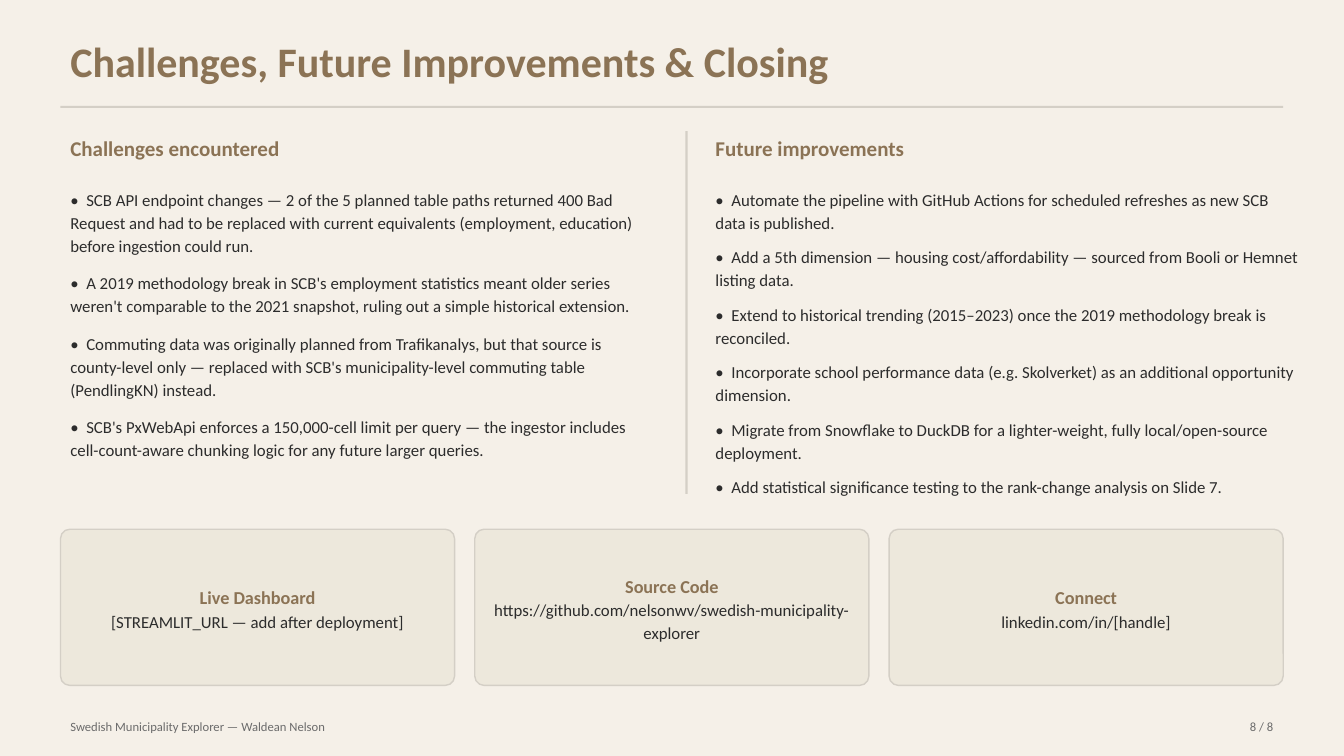
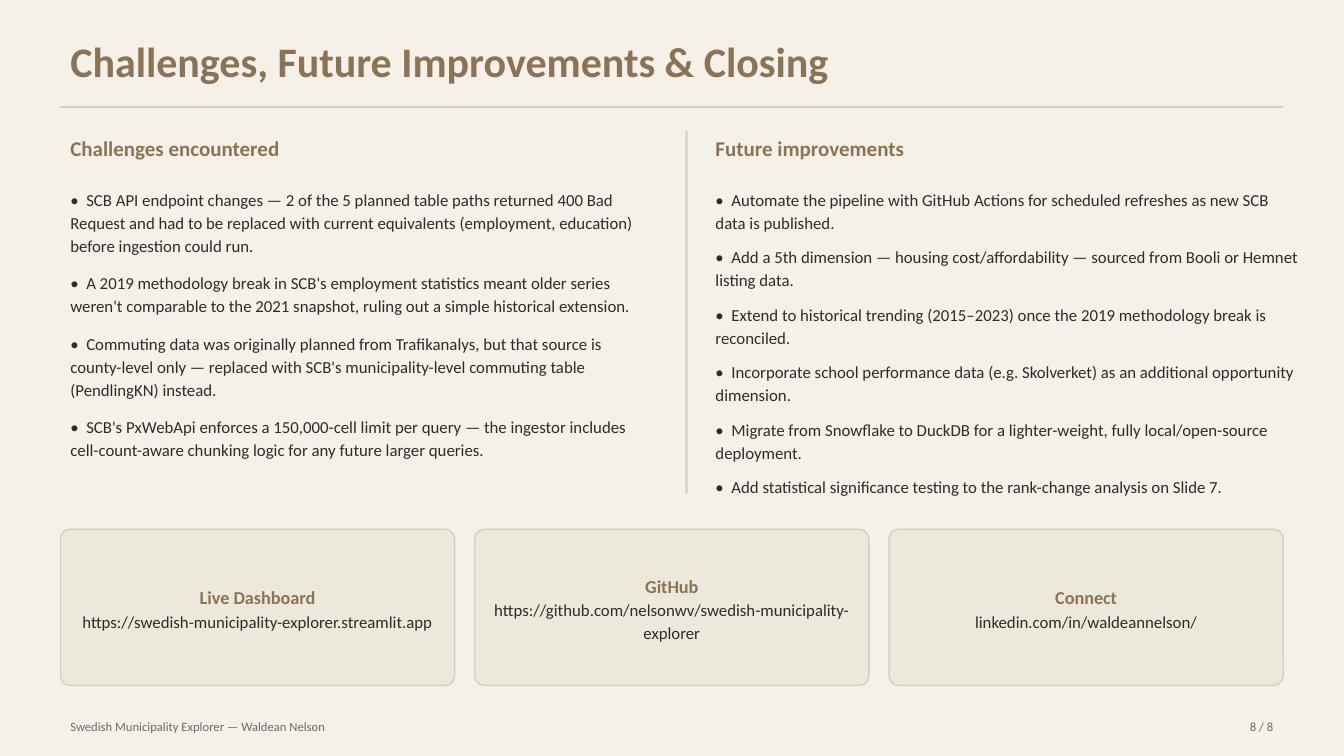
Before and after one commit to nelsonwv/swedish-municipality-explorer, a slide deck: slide 8 of presentations/swedish_municipality_explorer.pptx. Drawn at 1344x756 pixels with LibreOffice and Linux fonts; fonts in the diff are those of the drawing. Boxes give left, top, right and bottom in pixels: in the first picture for what was removed or moved away, otherwise in the second. Text is boxed around its words. In the diff, an @@ line names an element or a change of style, - is before the commit and + after.

```diff
--- a/presentations/swedish_municipality_explorer.pptx
+++ b/presentations/swedish_municipality_explorer.pptx
@@ text in rounded rectangle at [645, 580, 698, 593]: text changed @@
-Source Code
+GitHub
@@ text in rounded rectangle at [82, 616, 432, 631]: text changed @@
-[STREAMLIT_URL — add after deployment]
+https://swedish-municipality-explorer.streamlit.app
@@ text in rounded rectangle at [975, 616, 1197, 629]: text changed @@
-linkedin.com/in/[handle]
+linkedin.com/in/waldeannelson/
```
Also in this commit, not shown: 5 other slides changed, 2 other files.
